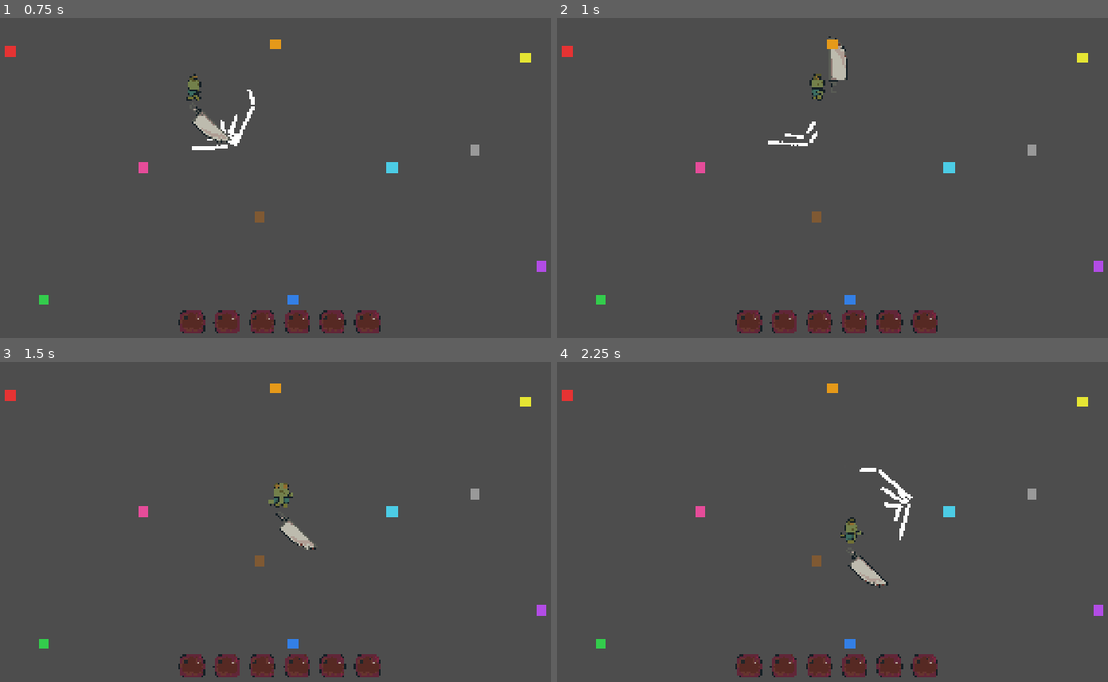
Above: before the commit, frames 1-4 (two rows, left to right).
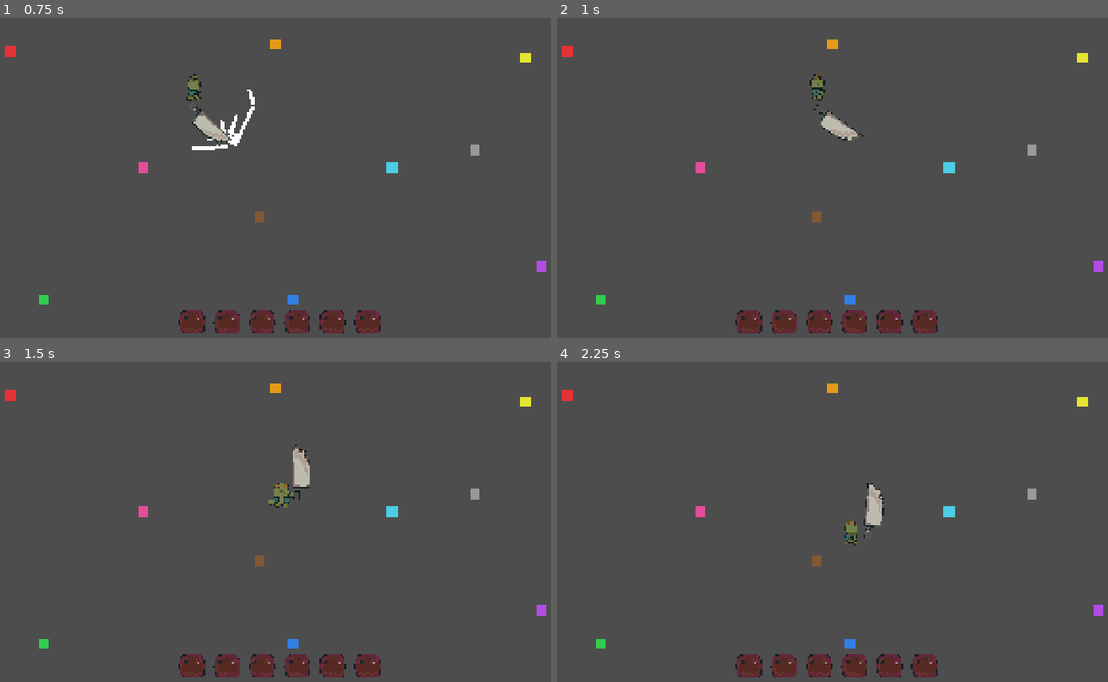
Above: after the commit, the same moments.

Repository: JuggerNauta/Jam
Game: Godot game, scene res://escenas/inicio_joel.tscn
Two runs of this game, one before a commit and one after it. Both use one fixed random seed, a clock stepped at 60 frames per second and the inputs below. The project has no main scene, so this scene is started directly.
Inputs (mouse positions are in pixels of both pictures, inside the frame that each line leads up to):
- Up to frame 1 (0.75 s): move the mouse to (418, 146) at 0.52 s; press the mouse at (418, 146) at 0.53 s; hold D (derecha) from 0.53 s (still down)
- Up to frame 2 (1 s): keep holding D (derecha); tap Shift (dash) at 0.8 s
- Up to frame 3 (1.5 s): move the mouse to (154, 525) at 1.27 s; release D (derecha) at 1.28 s; release the mouse at (154, 525) at 1.28 s; hold S (abajo) from 1.28 s (still down); tap Shift (dash) at 1.35 s
- Up to frame 4 (2.25 s): click (711, 525) at 1.55 s; move the mouse to (898, 429) at 2.02 s; release S (abajo) at 2.03 s; press the mouse at (898, 429) at 2.03 s; hold D (derecha) from 2.03 s (still down)

Frame 1 is identical in both runs. In frame 2, 0.8% of the frame differs, in the area x 38-56%, y 5-41%; in frame 3, 0.6%; in frame 4, 1.1%, in the area x 51-65%, y 33-71%.

Commit message:
feat: ataque arreglado animacion

Diff:
--- a/cocinando-en-el-fango/escenas/inicio_joel.tscn
+++ b/cocinando-en-el-fango/escenas/inicio_joel.tscn
@@ -12,52 +12,52 @@
 
 [node name="Objetos" type="Node2D" parent="." unique_id=116621055]
 
-[node name="Objeto1" parent="Objetos" instance=ExtResource("3_obj")]
+[node name="Objeto1" parent="Objetos" unique_id=980198146 instance=ExtResource("3_obj")]
 position = Vector2(150, 200)
 color = Color(0.9, 0.2, 0.2, 1)
 nombre = "rojo"
 
-[node name="Objeto2" parent="Objetos" instance=ExtResource("3_obj")]
+[node name="Objeto2" parent="Objetos" unique_id=341505456 instance=ExtResource("3_obj")]
 position = Vector2(950, 180)
 color = Color(0.9, 0.6, 0.1, 1)
 nombre = "naranja"
 
-[node name="Objeto3" parent="Objetos" instance=ExtResource("3_obj")]
+[node name="Objeto3" parent="Objetos" unique_id=1572083956 instance=ExtResource("3_obj")]
 position = Vector2(1700, 220)
 color = Color(0.9, 0.9, 0.2, 1)
 nombre = "amarillo"
 
-[node name="Objeto4" parent="Objetos" instance=ExtResource("3_obj")]
+[node name="Objeto4" parent="Objetos" unique_id=547632789 instance=ExtResource("3_obj")]
 position = Vector2(250, 950)
 color = Color(0.2, 0.8, 0.3, 1)
 nombre = "verde"
 
-[node name="Objeto5" parent="Objetos" instance=ExtResource("3_obj")]
+[node name="Objeto5" parent="Objetos" unique_id=2043989780 instance=ExtResource("3_obj")]
 position = Vector2(1000, 950)
 color = Color(0.2, 0.5, 0.9, 1)
 nombre = "azul"
 
-[node name="Objeto6" parent="Objetos" instance=ExtResource("3_obj")]
+[node name="Objeto6" parent="Objetos" unique_id=1200692278 instance=ExtResource("3_obj")]
 position = Vector2(1750, 850)
 color = Color(0.7, 0.3, 0.9, 1)
 nombre = "morado"
 
-[node name="Objeto7" parent="Objetos" instance=ExtResource("3_obj")]
+[node name="Objeto7" parent="Objetos" unique_id=772327990 instance=ExtResource("3_obj")]
 position = Vector2(550, 550)
 color = Color(0.9, 0.3, 0.6, 1)
 nombre = "rosa"
 
-[node name="Objeto8" parent="Objetos" instance=ExtResource("3_obj")]
+[node name="Objeto8" parent="Objetos" unique_id=1801632751 instance=ExtResource("3_obj")]
 position = Vector2(1300, 550)
 color = Color(0.3, 0.8, 0.9, 1)
 nombre = "celeste"
 
-[node name="Objeto9" parent="Objetos" instance=ExtResource("3_obj")]
+[node name="Objeto9" parent="Objetos" unique_id=1724591419 instance=ExtResource("3_obj")]
 position = Vector2(900, 700)
 color = Color(0.5, 0.35, 0.2, 1)
 nombre = "marron"
 
-[node name="Objeto10" parent="Objetos" instance=ExtResource("3_obj")]
+[node name="Objeto10" parent="Objetos" unique_id=477345139 instance=ExtResource("3_obj")]
 position = Vector2(1550, 500)
 color = Color(0.6, 0.6, 0.6, 1)
 nombre = "gris"
--- a/cocinando-en-el-fango/escenas/sapo_0_2.tscn
+++ b/cocinando-en-el-fango/escenas/sapo_0_2.tscn
@@ -1,6 +1,6 @@
 [gd_scene format=3 uid="uid://dqfx7pf5ldgdp"]
 
-[ext_resource type="Script" uid="uid://b8rc82lw05qb4" path="res://scrips/sapo.gd" id="1_7qkfx"]
+[ext_resource type="Script" uid="uid://ui0d8lcgyflr" path="res://scrips/scrip_player_prueba.gd" id="1_e68lp"]
 [ext_resource type="Texture2D" uid="uid://bbsrx88i6dwyl" path="res://sprites/abajo.png" id="2_6bjmb"]
 [ext_resource type="Texture2D" uid="uid://da7jvko5ivc6t" path="res://sprites/arriba.png" id="3_1pe0m"]
 [ext_resource type="Texture2D" uid="uid://05cyo76bmme4" path="res://sprites/derecha.png" id="4_mn05s"]
@@ -418,7 +418,7 @@
 
 [node name="sapo 0_2" type="CharacterBody2D" unique_id=662870097]
 scale = Vector2(0.25, 0.25)
-script = ExtResource("1_7qkfx")
+script = ExtResource("1_e68lp")
 
 [node name="CollisionShape2D" type="CollisionShape2D" parent="." unique_id=1511410061]
 shape = SubResource("RectangleShape2D_8w0r3")
--- a/cocinando-en-el-fango/scrips/sapo.gd
+++ /dev/null
@@ -1,136 +0,0 @@
-extends CharacterBody2D
-@onready var animated_sprite_2d: AnimatedSprite2D = $AnimatedSprite2D
-
-#movimiento
-var velocidad = 200
-
-#ataque
-var actual_vista_dir = "derecha"
-var puedo_atacar: bool = true
-@export var tiempo_ataque: float = 0.2
-@export var tiempo_espada_regresa: float = 0.5
-@export var daño_arma: float = 1.0
-
-#animacion movimiento
-var ultima_direccion_personaje = "abajo"
-
-#dash
-const dash_velocidad: float = 1500
-const dash_tiempo: float = 0.12
-const dash_costo_recarga: float = 0.2
-var puedo_dash: bool = true
-var dash_timer: float = 0.0
-var dash_dir: Vector2 = Vector2.ZERO
-var dash_timer_recarga: float = 0.0
-var ultima_direccion: Vector2 = Vector2.ZERO
-
-func _ready() -> void:
-	add_to_group("jugador")
-
-func _physics_process(_delta):
-
-	_dash_logica(_delta)
-
-	if dash_timer <= 0.0:
-		get_input()
-
-	move_and_slide()
-
-
-func spawnear_ataque():
-	var espada_ataque_var = espada_ataque_preload.instantiate()
-	espada_ataque_var.global_position = global_position
-	espada_ataque_var.get_node("Sprite2D/AnimationPlayer").speed_scale = espada_ataque_var.get_node("Sprite2D/AnimationPlayer").get_animation("ataque").length / tiempo_ataque
-	espada_ataque_var.get_node("Sprite2D").flip_v = false if get_global_mouse_position().x > global_position.x else true
-	espada_ataque_var.daño_arma = daño_arma
-	get_parent().add_child(espada_ataque_var)
-
-func _on_animation_player_animation_finished(anim_name: StringName) -> void:
-	if anim_name == "atacar":
-		$AnimatedSprite2D/espada/AnimationPlayer.speed_scale = $AnimatedSprite2D/espada/AnimationPlayer.get_animation("ataque_regreso").length / tiempo_espada_regresa
-		$AnimatedSprite2D/espada/AnimationPlayer.play("ataque_regreso")
-	else:
-		puedo_atacar = true
-
-#controles movimiento
-func get_input():
-
-	var direccion = Vector2.ZERO
-
-	if Input.is_action_pressed("abajo"):
-		direccion += transform.y
-
-	if Input.is_action_pressed("arriba"):
-		direccion -= transform.y
-
-	if Input.is_action_pressed("izquierda"):
-		direccion -= transform.x
-
-	if Input.is_action_pressed("derecha"):
-		direccion += transform.x
-
-	if direccion != Vector2.ZERO:
-		direccion = direccion.normalized()
-		ultima_direccion = direccion
-
-	if direccion == Vector2.ZERO:
-		velocity = Vector2.ZERO
-		actualizar_animacion("idle")
-		return
-
-
-	if abs(direccion.x) > abs(direccion.y):
-		if direccion.x > 0:
-			ultima_direccion_personaje = "derecha"
-		else:
-			ultima_direccion_personaje = "izquierda"
-	else:
-		if direccion.y > 0:
-			ultima_direccion_personaje = "abajo"
-		else:
-			ultima_direccion_personaje = "arriba"
-
-
-	actualizar_animacion("caminar")
-
-	velocity = direccion * velocidad
-
-
-	if get_global_mouse_position().y > global_position.y:
-		$AnimatedSprite2D/espada.show_behind_parent = false
-		$AnimatedSprite2D/espada.frame = 0
-	else:
-		$AnimatedSprite2D/espada.show_behind_parent = true
-		$AnimatedSprite2D.frame = 1
-
-	if Input.is_action_pressed("ataque") and puedo_atacar:
-		$AnimatedSprite2D/espada/AnimationPlayer.speed_scale = $AnimatedSprite2D/espada/AnimationPlayer.get_animation("ataque").length / tiempo_ataque
-		$AnimatedSprite2D/espada/AnimationPlayer.play("ataque")
-
-		spawnear_ataque()
-
-		puedo_atacar = false
-
-const espada_ataque_preload = preload("res://escenas/espada_ataque.tscn")
-
-
-func actualizar_animacion(estado):
-	animated_sprite_2d.play(estado + "_" + ultima_direccion_personaje)
-
-#dash funcion
-func _dash_logica(delta: float) -> void:
-	if puedo_dash and Input.is_action_just_pressed("dash"):
-		puedo_dash = false
-		dash_timer = dash_tiempo
-		dash_timer_recarga = dash_costo_recarga
-
-		dash_dir = ultima_direccion
-		velocity = dash_dir * dash_velocidad
-
-	if dash_timer > 0.0:
-		dash_timer = max(0.0, dash_timer - delta)
-	else:
-		if dash_timer_recarga > 0.0:
-			dash_timer_recarga -= delta
-		else:
-			puedo_dash = true
--- /dev/null
+++ b/cocinando-en-el-fango/scrips/scrip_player_prueba.gd
@@ -0,0 +1,173 @@
+extends CharacterBody2D
+
+@onready var animated_sprite_2d: AnimatedSprite2D = $AnimatedSprite2D
+@onready var espada: Sprite2D = $AnimatedSprite2D/espada
+@onready var espada_animation_player: AnimationPlayer = $AnimatedSprite2D/espada/AnimationPlayer
+
+#movimiento variables
+
+@export var velocidad: float = 200.0
+
+var ultima_direccion_personaje: String = "abajo"
+var ultima_direccion: Vector2 = Vector2.ZERO
+
+
+#atacar variables
+
+@export var tiempo_ataque: float = 0.2
+@export var tiempo_espada_regresa: float = 0.5
+@export var daño_arma: float = 1.0
+
+var puedo_atacar: bool = true
+var actual_vista_dir: String = "derecha"
+
+const espada_ataque_preload = preload("res://escenas/espada_ataque.tscn")
+
+#dash variables
+
+@export var dash_velocidad: float = 1500.0
+@export var dash_tiempo: float = 0.12
+@export var dash_costo_recarga: float = 0.2
+
+var puedo_dash: bool = true
+var dash_timer: float = 0.0
+var dash_timer_recarga: float = 0.0
+var dash_dir: Vector2 = Vector2.ZERO
+
+
+func _physics_process(delta: float) -> void:
+
+	_dash_logica(delta)
+
+	if dash_timer <= 0.0:
+		get_input()
+
+	atacar()
+
+	move_and_slide()
+
+#atacar
+func _ready() -> void:
+	add_to_group("jugador")
+
+func atacar() -> void:
+
+	if get_global_mouse_position().y > global_position.y:
+		espada.show_behind_parent = false
+	else:
+		espada.show_behind_parent = true
+
+	if Input.is_action_just_pressed("ataque") and puedo_atacar:
+
+		var animacion_ataque = espada_animation_player.get_animation("ataque")
+		espada_animation_player.speed_scale = animacion_ataque.length / tiempo_ataque
+		espada_animation_player.play("ataque")
+
+		spawnear_ataque()
+
+		puedo_atacar = false
+
+func spawnear_ataque() -> void:
+
+	var espada_ataque = espada_ataque_preload.instantiate()
+	espada_ataque.global_position = global_position
+	var animation_player: AnimationPlayer = espada_ataque.get_node("Sprite2D/AnimationPlayer")
+	var animacion = animation_player.get_animation("ataque")
+	animation_player.speed_scale = animacion.length / tiempo_ataque
+	var mirando_derecha = get_global_mouse_position().x > global_position.x
+	espada_ataque.get_node("Sprite2D").flip_v = not mirando_derecha
+	espada_ataque.daño_arma = daño_arma
+
+	get_parent().add_child(espada_ataque)
+
+func _on_animation_player_animation_finished(anim_name: StringName) -> void:
+
+	if anim_name == "ataque":
+		var animacion_regreso = espada_animation_player.get_animation("ataque_regreso")
+
+		espada_animation_player.speed_scale = animacion_regreso.length / tiempo_espada_regresa
+
+		espada_animation_player.play("ataque_regreso")
+
+	elif anim_name == "ataque_regreso":
+
+		puedo_atacar = true
+
+#movimiento
+
+func get_input() -> void:
+	var direccion := Vector2.ZERO
+
+	# Movimiento vertical
+	if Input.is_action_pressed("abajo"):
+		direccion += transform.y
+
+	if Input.is_action_pressed("arriba"):
+		direccion -= transform.y
+
+	# Movimiento horizontal
+	if Input.is_action_pressed("izquierda"):
+		direccion -= transform.x
+
+	if Input.is_action_pressed("derecha"):
+		direccion += transform.x
+
+	# Si hay movimiento
+	if direccion != Vector2.ZERO:
+
+		direccion = direccion.normalized()
+		ultima_direccion = direccion
+
+	# Si no se está moviendo
+	if direccion == Vector2.ZERO:
+
+		velocity = Vector2.ZERO
+		actualizar_animacion("idle")
+		return
+
+	if abs(direccion.x) > abs(direccion.y):
+
+		if direccion.x > 0:
+			ultima_direccion_personaje = "derecha"
+		else:
+			ultima_direccion_personaje = "izquierda"
+
+	else:
+		if direccion.y > 0:
+			ultima_direccion_personaje = "abajo"
+		else:
+			ultima_direccion_personaje = "arriba"
+
+	actualizar_animacion("caminar")
+	velocity = direccion * velocidad
+
+
+#animaciones del personaje (me quiero pegar un tiro en el huevo, ayuda)
+
+func actualizar_animacion(estado: String) -> void:
+
+	var animacion = estado + "_" + ultima_direccion_personaje
+	if animated_sprite_2d.animation != animacion:
+
+		animated_sprite_2d.play(animacion)
+
+#dash
+
+func _dash_logica(delta: float) -> void:
+
+
+	if puedo_dash and Input.is_action_just_pressed("dash"):
+		puedo_dash = false
+		dash_timer = dash_tiempo
+		dash_timer_recarga = dash_costo_recarga
+		dash_dir = ultima_direccion
+		velocity = dash_dir * dash_velocidad
+
+	if dash_timer > 0.0:
+		dash_timer = max(0.0, dash_timer - delta)
+	else:
+		if dash_timer_recarga > 0.0:
+			dash_timer_recarga -= delta
+		else:
+
+			puedo_dash = true
Not shown, removed: cocinando-en-el-fango/scrips/sapo.gd.uid
Not shown, added: cocinando-en-el-fango/scrips/scrip_player_prueba.gd.uid
